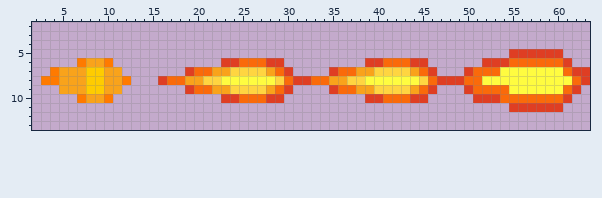
Pixel-art sprite, stored at Assets/Textures/Fireball.png. Above is the file before it was changed.
The file is 64x16 pixels. Shown: x 2..63, y 2..13.
And afterwards:
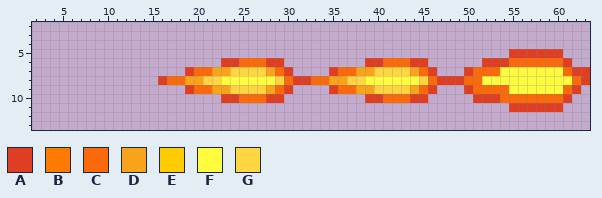
Palette (. is transparent): A #df3e23  B #ff7a00  C #fa6a0a  D #f9a31b  E #ffcc00  F #fffc40  G #ffd541
The exact change:
Changed rows in their new state; - is an unchanged pixel.
first column x 3:
 6 ----....--
 7 -........-
 8 ..........
 9 --.......-
10 ----....--
